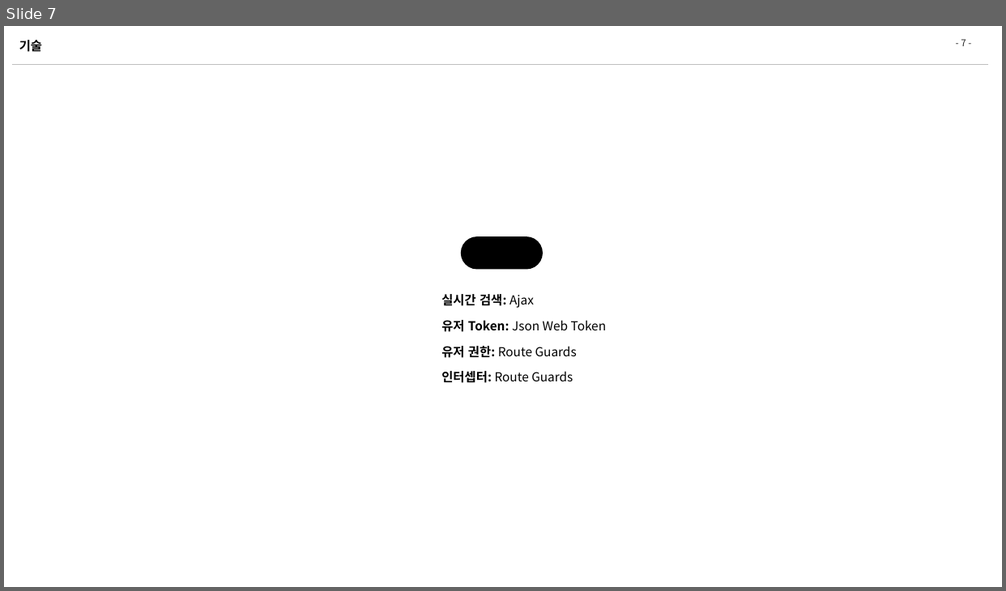
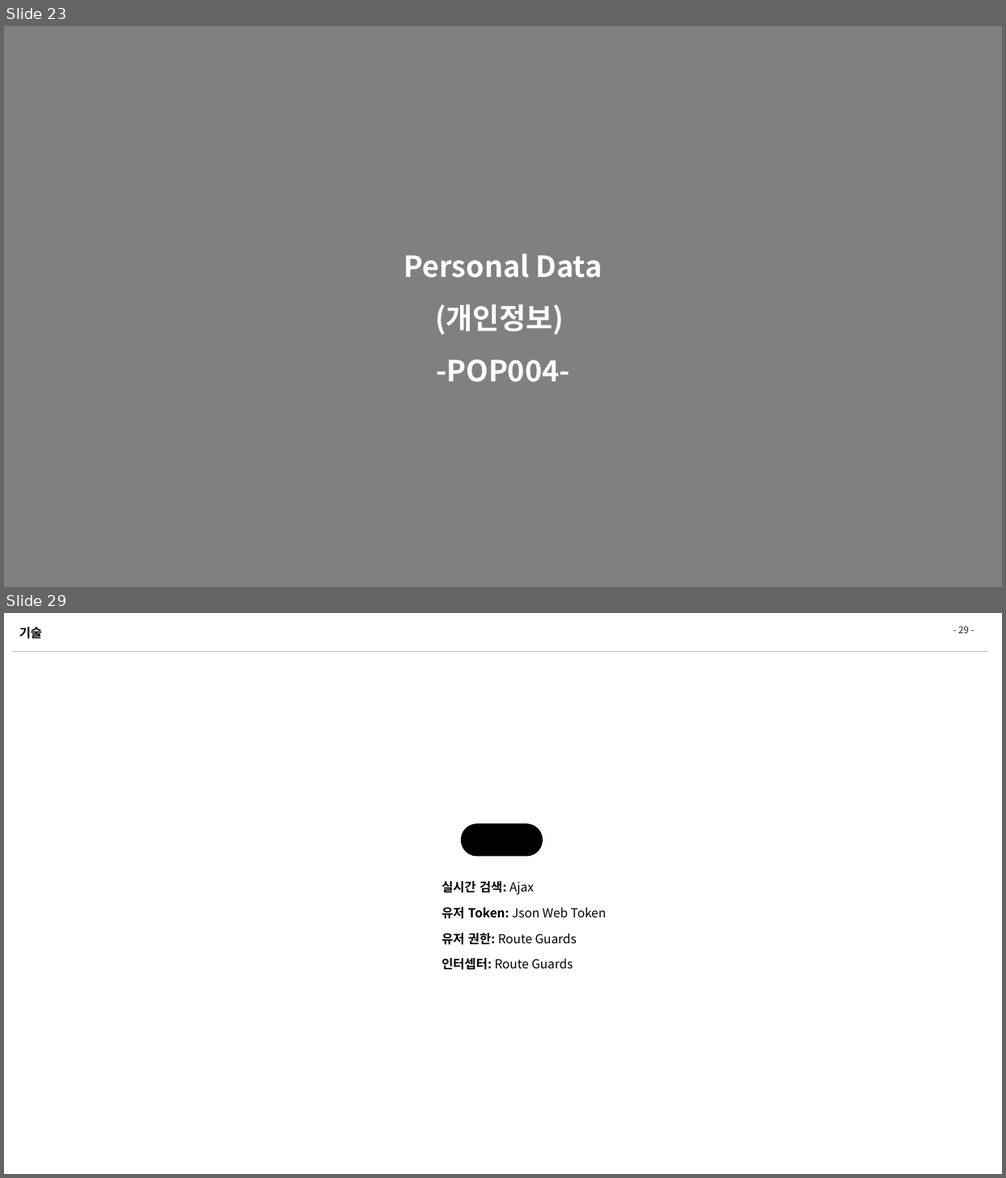
Before and after one commit to zhengze00/SpringBoot-MariaDB-master, a slide deck: Project File/[SK C&C] 인턴PT_오정택.pptx. Shown one above the other, each under a label of ours: slide 7 before the commit, slides 23 and 29 after it; the slides between them are not shown. The pictures are 1006x591 and 1006x1178 pixels, drawn with LibreOffice and Linux fonts; fonts in the diff are those of the drawing. Boxes give left, top, right and bottom in pixels: in the first picture for what was removed or moved away, otherwise in the second. Text is boxed around its words. In the diff, an @@ line names an element or a change of style, - is before the commit and + after.

```diff
--- a/Project File/[SK C&C] 인턴PT_오정택.pptx
+++ b/Project File/[SK C&C] 인턴PT_오정택.pptx
@@ slide 23 added at (4, 26, 1002, 587), background #808080 @@
@@ text added at (404, 254, 603, 382), 28 pt, text #FFFFFF, bold @@
+Personal Data
+(개인정보)
+-POP004-
@@ what was slide 7 is now slide 29 @@
@@ page number at (958, 626, 969, 633): text changed @@
-- 7 -
+- 29 -
```
Also in this commit, not shown: 2 slides changed, 21 other slides added, 3 other files.
